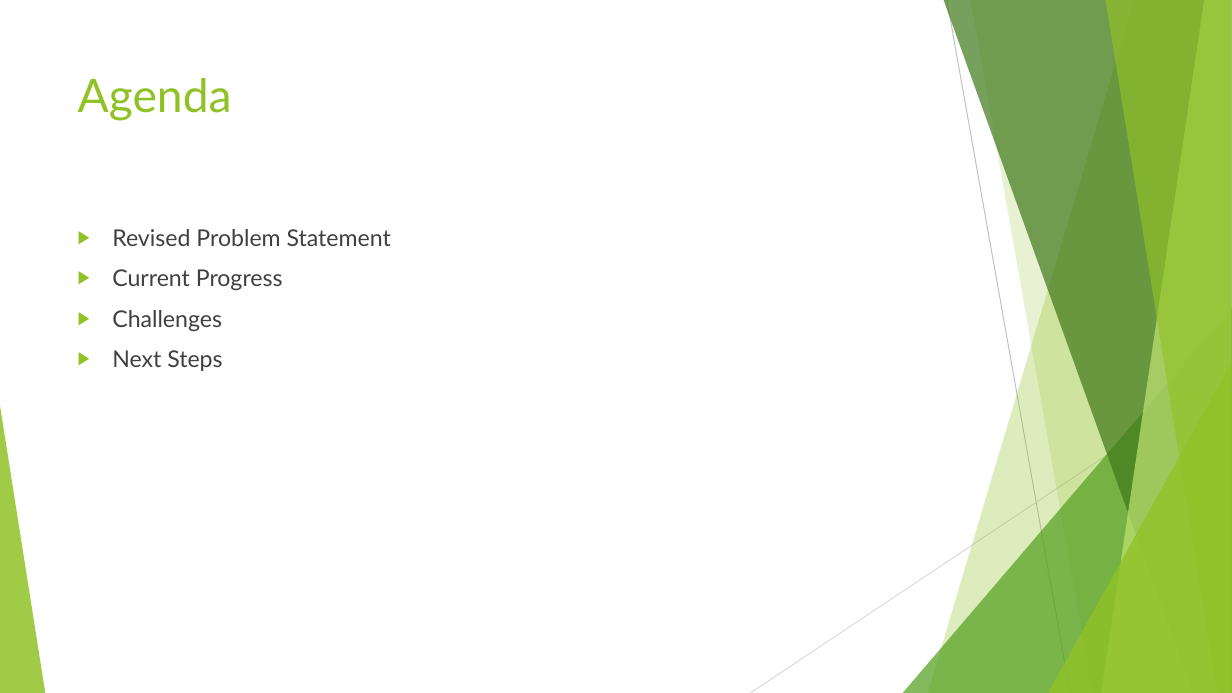
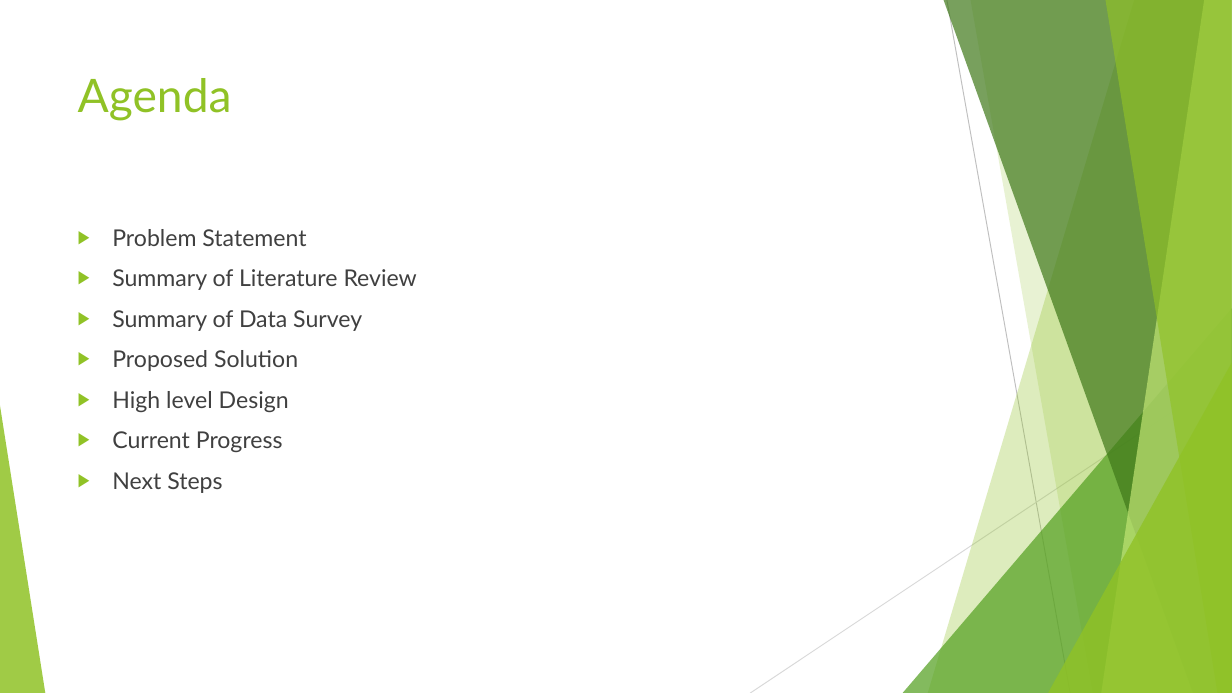
Before and after one commit to NelsonFoster/Data-Science-Capstone, a slide deck: slide 2 of Documentation/MidtermPresentation07182019.pptx. Drawn at 1232x693 pixels with LibreOffice and Linux fonts; fonts in the diff are those of the drawing. Boxes give left, top, right and bottom in pixels: in the first picture for what was removed or moved away, otherwise in the second. Text is boxed around its words. In the diff, an @@ line names an element or a change of style, - is before the commit and + after.

```diff
--- a/Documentation/MidtermPresentation07182019.pptx
+++ b/Documentation/MidtermPresentation07182019.pptx
@@ text at box(112, 229, 417, 412): text changed @@
-▶ Revised Problem Statement
+▶ Problem Statement
+▶ Summary of Literature Review
+▶ Summary of Data Survey
+▶ Proposed Solution
+▶ High level Design
@@ text at box(112, 310, 222, 331): paragraph removed @@
-▶ Challenges
```
Also in this commit, not shown: 3 other slides changed, 6 slides added, 2 slides removed, 5 other files.
